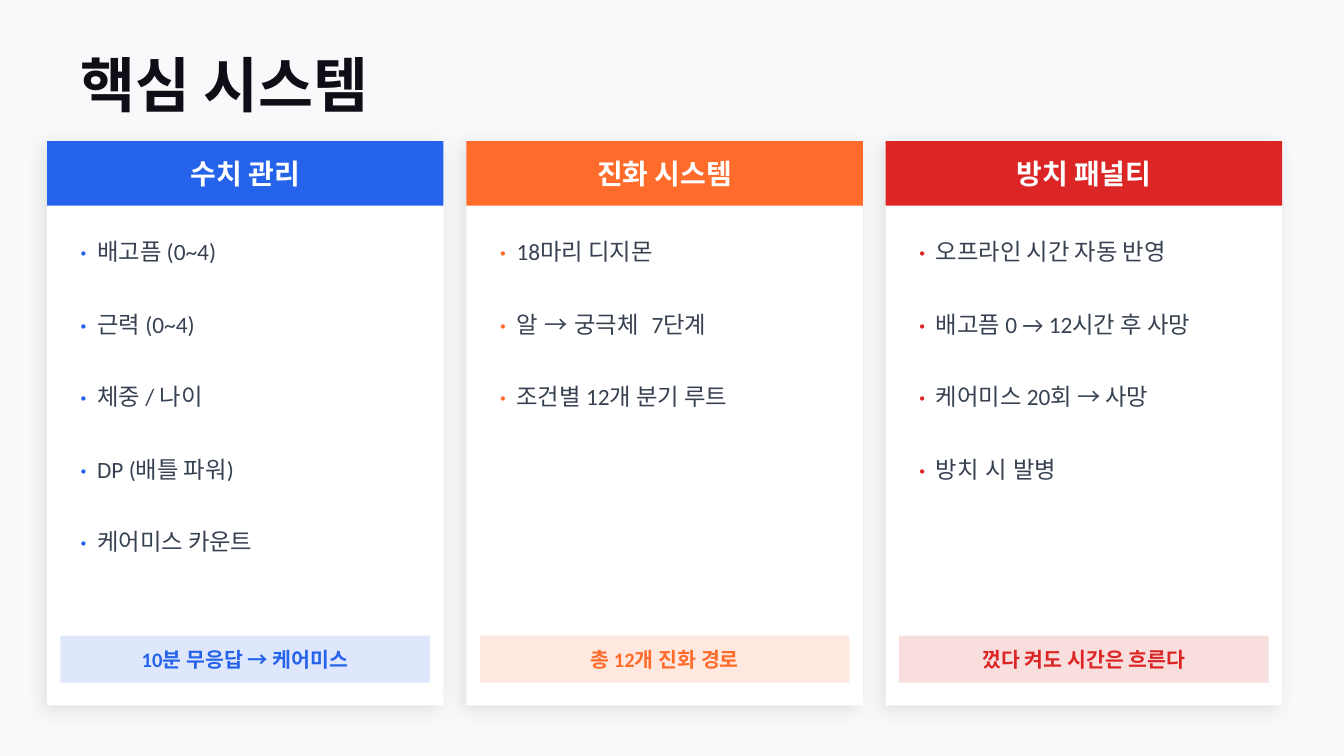
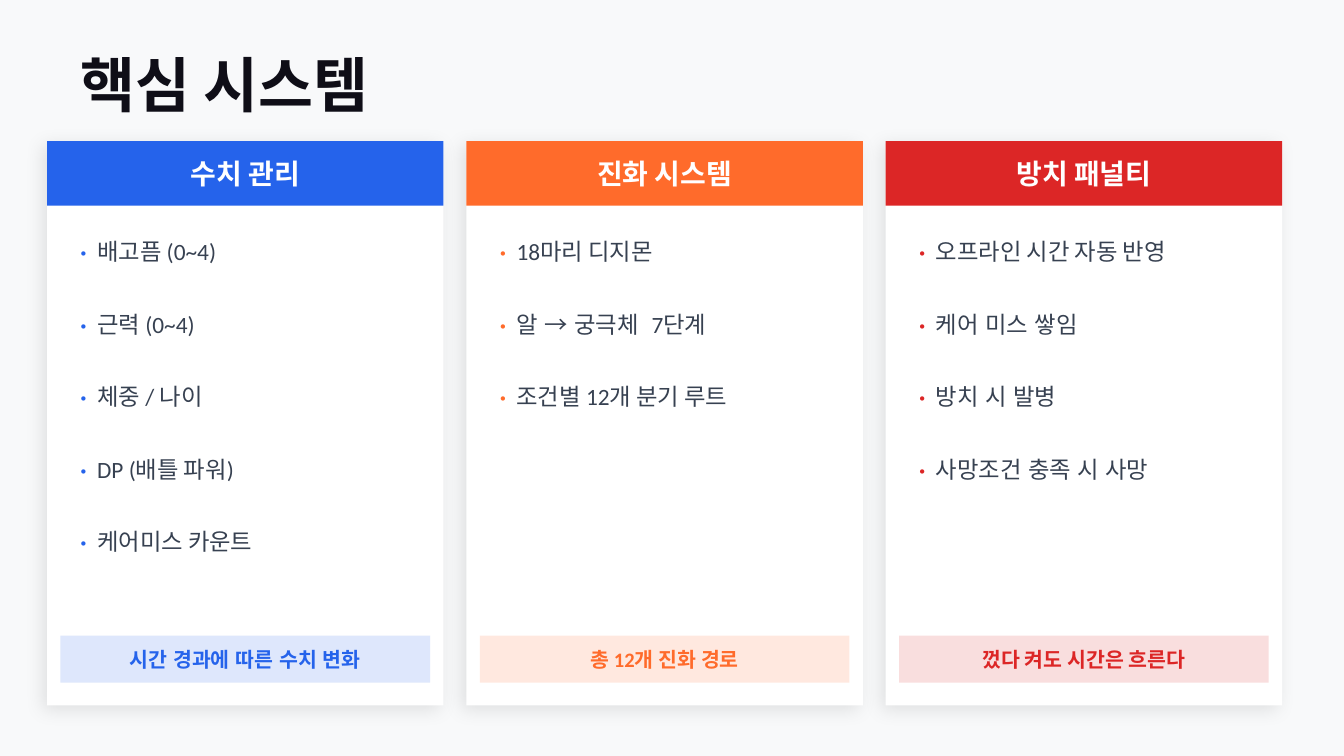
Before and after one commit to evenlybigman/2026s1-programming-lab, a slide deck: slide 3 of Digimon/디지몬_발표자료.pptx. Drawn at 1344x756 pixels with LibreOffice and Linux fonts; fonts in the diff are those of the drawing. Boxes give left, top, right and bottom in pixels: in the first picture for what was removed or moved away, otherwise in the second. Text is boxed around its words. In the diff, an @@ line names an element or a change of style, - is before the commit and + after.

```diff
--- a/Digimon/디지몬_발표자료.pptx
+++ b/Digimon/디지몬_발표자료.pptx
@@ text at (x1=936, y1=313, x2=1078, y2=335): text changed @@
-· 배고픔 0 → 12시간 후 사망
+· 케어 미스 쌓임
@@ text "· 방치 시 발병" moved from (x1=936, y1=458, x2=1056, y2=480) to (x1=936, y1=385, x2=1056, y2=407) @@
@@ text removed at (x1=936, y1=385, x2=1149, y2=407) @@
-· 케어미스 20회 → 사망
@@ text added at (x1=936, y1=458, x2=1148, y2=480), 12.5 pt, text #374151 @@
+· 사망조건 충족 시 사망
@@ text at (x1=129, y1=649, x2=361, y2=669): text changed @@
-10분 무응답 → 케어미스
+시간 경과에 따른 수치 변화
```
Also in this commit, not shown: 1 other slide changed.
